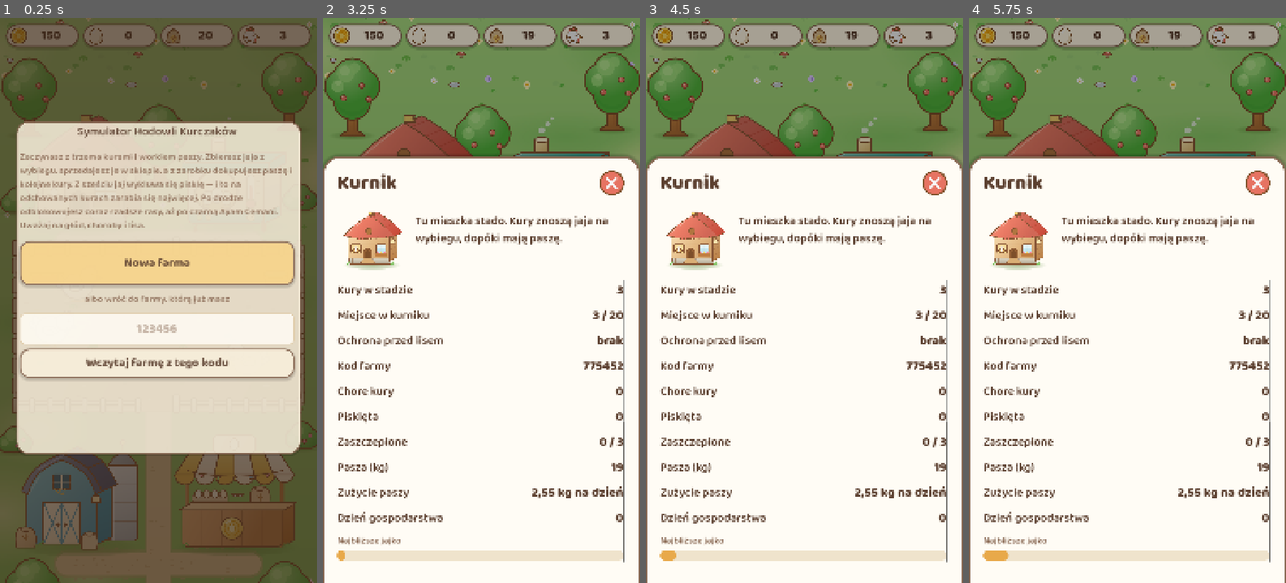
Above: before the commit, frames 1-4 (left to right).
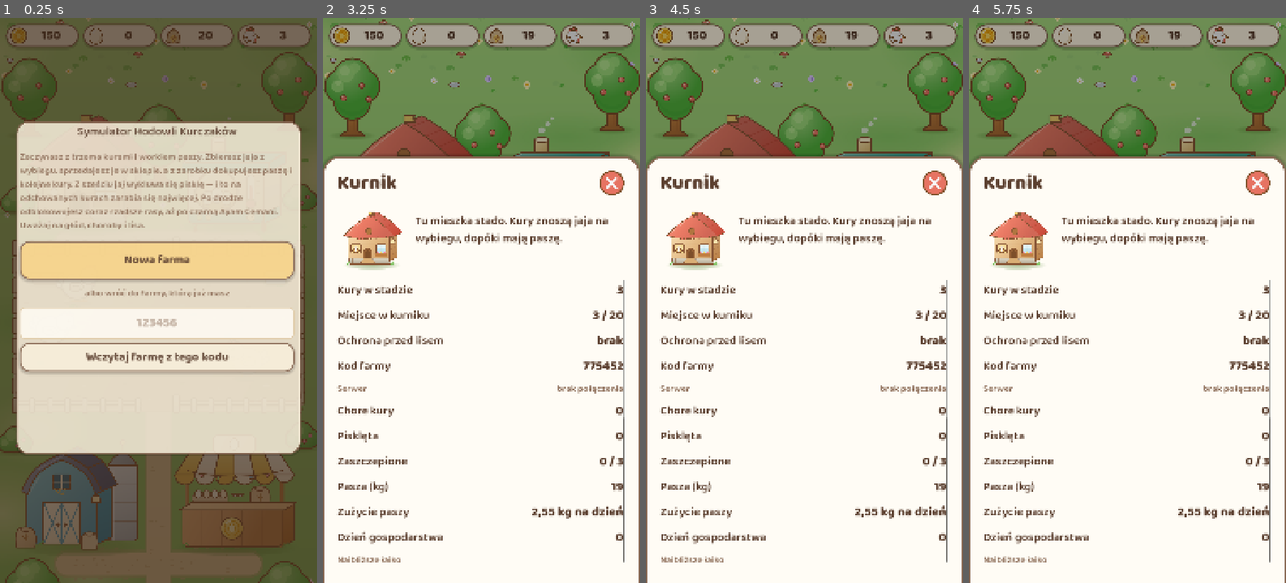
Above: after the commit, the same moments.

Repository: sodorn/kury
Game: Godot game, scene res://scenes/main/main.tscn
Two runs of this game, one before a commit and one after it. Both use one fixed random seed, a clock stepped at 60 frames per second and the inputs below.
Inputs (mouse positions are in pixels of both pictures, inside the frame that each line leads up to):
- Up to frame 1 (0.25 s): no input
- Up to frame 2 (3.25 s): click (481, 340) at 0.52 s; type "12" at 0.6 s; click "Nowa farma" at 1.25 s; click "Zaczynamy!" at 2 s; move the mouse to (408, 170) at 2.77 s; click (408, 170) at 2.92 s
- Up to frame 3 (4.5 s): tap Enter at 3.5 s; move the mouse to (877, 176) at 3.52 s; click (877, 176) at 3.67 s; tap Space at 4.25 s; move the mouse to (725, 492) at 4.27 s; click (725, 492) at 4.42 s
- Up to frame 4 (5.75 s): tap Enter at 5 s; move the mouse to (1203, 492) at 5.02 s; click (1203, 492) at 5.17 s

The runs differ from the first frame. In frame 1, 6.3% of the frame differs, in the area x 5-94%, y 41-65%; in frame 2, 4.9%; in frame 3, 4.9%; in frame 4, 4.9%.

Commit message:
Naprawa wczytywania farmy po kodzie i ekranu powitalnego
Dwa prawdziwe bledy, oba moje.

1. Autozapis kasowal cudza farme. restore_from_code przestawialo kod farmy
   i dopiero potem pytalo serwer. Autozapis, ktory trafil w to okno,
   wysylal nasz lokalny stan juz pod nowym kodem — czyli nadpisywal farme,
   po ktora gracz wlasnie siegnal. Push jest teraz wstrzymany, dopoki
   czekamy na odpowiedz.

2. Drugie zapytanie padalo po cichu. Cloud uzywa jednego HTTPRequest na
   pobieranie; wolanie go w trakcie trwajacego zapytania zwraca ERR_BUSY,
   co konczylo sie komunikatem "nie znalazlem farmy o takim kodzie", mimo
   ze farma istniala. Teraz poprzednie zapytanie jest anulowane, a sygnal
   pulled niesie kod farmy, ktorego dotyczy — spozniona odpowiedz na
   startowe pobranie nie podmienia juz stanu ani nie kasuje oczekiwania.

Oba przypadki ma teraz test dymny, przeciwko prawdziwemu HTTP.

Ekran powitalny nie pokazywal sie Tomkowi, bo pokazywal sie tylko na
urzadzeniu bez zapisu, a on ma farme. Doszlo pole intro_seen w zapisie:
ekran pojawia sie raz takze komus, kto zaczal grac wczesniej. Przy
istniejacej farmie pierwszym przyciskiem jest "Graj dalej", a zalozenie
nowej wymaga drugiego potwierdzenia — stracic gospodarstwo jednym
dotknieciem byloby nie do cofniecia.

Komunikaty rozrozniaja teraz "serwer odpowiedzial, ale nie ma takiej
farmy" od "serwer nie odpowiada" (brak sieci, brak tabeli, zly klucz),
a kurnik pokazuje stan polaczenia z serwerem.

Testy: 768 asercji + test dymny.

Co-Authored-By: Claude Opus 5 <noreply@anthropic.com>
Claude-Session: https://claude.ai/code/session_01CjTjcWSUi8hfc7jxPFWk6D

Diff:
--- a/core/model/farm_state.gd
+++ b/core/model/farm_state.gd
@@ -44,6 +44,9 @@
 var coop_level: int = 0
 var storage_level: int = 0
 var guard_level: int = 0
+## Czy gracz widzial juz ekran powitalny. Dzieki temu pokazuje sie raz,
+## takze komus, kto zalozyl farme przed jego dodaniem.
+var intro_seen: bool = false
 ## Czy gra jest wygrana i z jakiego powodu ("money" albo "collection").
 var won: bool = false
 var win_reason: String = ""
--- a/core/save_game.gd
+++ b/core/save_game.gd
@@ -50,6 +50,7 @@
 		"fox_visit_left": state.fox_visit_left,
 		"fox_pending": state.fox_pending,
 		"hunger_seconds": state.hunger_seconds,
+		"intro_seen": state.intro_seen,
 		"won": state.won,
 		"win_reason": state.win_reason,
 	}
@@ -81,6 +82,7 @@
 	state.fox_visit_left = 0.0
 	state.fox_pending = 0
 	state.hunger_seconds = maxf(0.0, float(data.get("hunger_seconds", 0.0)))
+	state.intro_seen = bool(data.get("intro_seen", false))
 	state.won = bool(data.get("won", false))
 	state.win_reason = String(data.get("win_reason", ""))
 	# Jaja liczone wedlug rasy kury, ktora je zniosla.
--- a/data/strings.csv
+++ b/data/strings.csv
@@ -77,6 +77,9 @@
 PANEL_BREED_NUMBERS,"Jajko %s · znosi co %d s · masz %d szt."
 PANEL_COOP_HINT,"Pisklęta i jaja w inkubatorze też zajmują miejsce w kurniku. Kury kupujesz i sprzedajesz w sklepie, a każda zjada tyle samo paszy, niezależnie od rasy."
 PANEL_CLOUD_ON,"Zapis na serwerze: włączony"
+PANEL_SERVER,Serwer
+PANEL_SERVER_OK,połączony
+PANEL_SERVER_DOWN,"brak połączenia"
 PANEL_CLOUD_OFF,"Zapis na serwerze: wyłączony (gra zapisuje się w tej przeglądarce)"
 PANEL_SELL_EGGS,"Sprzedaj jaja (%d szt. za %s)"
 PANEL_BUY_FEED,"Kup paszę (%d kg za %s)"
@@ -112,7 +115,9 @@
 HINT_BREED_UNLOCKED,"Nowa rasa w sklepie: %s"
 HINT_CLOUD_LOADED,"Wczytano farmę z serwera."
 HINT_CODE_RESTORED,"Farma wczytana z serwera. To teraz ta sama gra co na drugim urządzeniu."
-HINT_CODE_NOT_FOUND,"Nie znalazłem farmy o takim kodzie. Sprawdź, czy przepisałeś go dokładnie."
+HINT_CODE_NOT_FOUND,"Serwer odpowiedział, ale farmy o takim kodzie u niego nie ma."
+HINT_SERVER_DOWN,"Serwer nie odpowiada. Sprawdź połączenie — a jeśli dopiero zakładasz bazę, czy tabela saves na pewno powstała."
+HINT_SAVE_BROKEN,"Znalazłem farmę pod tym kodem, ale nie umiem odczytać jej zapisu."
 HINT_CODE_BAD,"Kod farmy to sześć cyfr, na przykład 482913."
 HINT_CODE_SAME,"To kod tej farmy — nie ma czego wczytywać."
 HINT_CLOUD_OFF,"Zapis na serwerze jest wyłączony."
@@ -156,7 +161,10 @@
 UNLOCK_CLOSE,"Do sklepu!"
 START_TITLE,"Symulator Hodowli Kurczaków"
 START_ABOUT,"Zaczynasz z trzema kurami i workiem paszy. Zbierasz jaja z wybiegu, sprzedajesz je w sklepie, a z zarobku  …(220 unchanged characters)…
+START_CONTINUE,"Graj dalej"
 START_NEW,"Nowa farma"
+START_NEW_OTHER,"Zacznij nową farmę od zera"
+START_NEW_CONFIRM,"Na pewno? Stracisz obecną farmę"
 START_OR,"albo wróć do farmy, którą już masz"
 START_LOAD,"Wczytaj farmę z tego kodu"
 START_CODE_TITLE,"Twój kod farmy"
--- a/project.godot
+++ b/project.godot
@@ -11,7 +11,7 @@
 [application]
 
 config/name="Chicken Farm Simulator"
-config/version="8.1"
+config/version="8.2"
 run/main_scene="res://scenes/main/main.tscn"
 config/features=PackedStringArray("4.7", "GL Compatibility")
 config/icon="res://assets/icon.svg"
--- a/scenes/ui/panels/building_panel.gd
+++ b/scenes/ui/panels/building_panel.gd
@@ -164,6 +164,9 @@
 	_add_row("PANEL_FOX_GUARD",
 			func() -> String: return tr(_guard_name(Game.state.guard_level)))
 	_add_row("PANEL_FARM_CODE", func() -> String: return Cloud.player_id)
+	_add_dynamic_row(
+			func() -> String: return tr("PANEL_SERVER") if Cloud.is_enabled() else "",
+			func() -> String: return tr("PANEL_SERVER_OK") if Cloud.online else tr("PANEL_SERVER_DOWN"))
 	_add_row("PANEL_SICK", func() -> String: return str(Game.state.sick_count()))
 	_add_row("PANEL_CHICKS", func() -> String: return str(Game.state.chicks.size()))
 	_add_row("PANEL_VACCINATED",
--- a/scenes/ui/panels/start_panel.gd
+++ b/scenes/ui/panels/start_panel.gd
@@ -12,6 +12,7 @@
 @onready var _sheet: PanelContainer = $Sheet
 @onready var _choice: VBoxContainer = $Sheet/Content/Choice
 @onready var _created: VBoxContainer = $Sheet/Content/Created
+@onready var _continue_button: Button = $Sheet/Content/Choice/Continue
 @onready var _new_button: Button = $Sheet/Content/Choice/NewFarm
 @onready var _code_field: LineEdit = $Sheet/Content/Choice/CodeRow/Code
 @onready var _load_button: Button = $Sheet/Content/Choice/CodeRow/Load
@@ -21,6 +22,7 @@
 
 func _ready() -> void:
 	hide()
+	_continue_button.pressed.connect(_close)
 	_new_button.pressed.connect(_on_new_farm)
 	_load_button.pressed.connect(_on_load)
 	_play_button.pressed.connect(_close)
@@ -28,14 +30,25 @@
 	# Wczytanie farmy po kodzie konczy sie odpowiedzia serwera, a nie
 	# nacisnieciem przycisku — dlatego czekamy na nia tutaj.
 	Cloud.pulled.connect(_on_pulled)
-	if Game.is_new_player:
+	if Game.should_show_intro():
 		_open()
+
+
+var _confirm_wipe := false
 
 
 func _open() -> void:
 	Game.pause_simulation(true)
 	_choice.show()
 	_created.hide()
+	# Gracz, ktory ma juz farme, widzi ten ekran raz. Nie wolno mu wtedy
+	# podsunac "Nowej farmy" jako pierwszego przycisku — strata gospodarstwa
+	# jednym dotknieciem bylaby nie do cofniecia.
+	var has_farm := not Game.is_new_player
+	_continue_button.visible = has_farm
+	_new_button.theme_type_variation = &"" if has_farm else &"PrimaryButton"
+	_new_button.text = tr("START_NEW_OTHER") if has_farm else tr("START_NEW")
+	_confirm_wipe = false
 	_code_field.editable = Cloud.is_enabled()
 	_load_button.disabled = not Cloud.is_enabled()
 	show()
@@ -49,6 +62,11 @@
 
 
 func _on_new_farm() -> void:
+	# Przy istniejacej farmie pytamy drugi raz — tym razem wprost.
+	if not Game.is_new_player and not _confirm_wipe:
+		_confirm_wipe = true
+		_new_button.text = tr("START_NEW_CONFIRM")
+		return
 	Game.start_new_farm()
 	_code_label.text = Cloud.player_id
 	_choice.hide()
@@ -63,18 +81,17 @@
 
 
 ## Serwer odpowiedzial na proste o farme spod wpisanego kodu.
-func _on_pulled(payload: Dictionary, ok: bool) -> void:
+func _on_pulled(payload: Dictionary, ok: bool, _for_player: String) -> void:
 	if not visible or not _choice.visible:
 		return
 	_load_button.disabled = false
 	if ok and not payload.is_empty():
 		# Game juz podmienil stan; nie ma po co pokazywac kodu, gracz go zna.
-		Game.is_new_player = false
 		_close()
 
 
 func _close() -> void:
-	Game.is_new_player = false
+	Game.mark_intro_seen()
 	Game.pause_simulation(false)
 	var tween := create_tween()
 	tween.tween_property(self, "modulate:a", 0.0, FADE_TIME * 0.7)
--- a/scenes/ui/panels/start_panel.tscn
+++ b/scenes/ui/panels/start_panel.tscn
@@ -54,11 +54,18 @@
 layout_mode = 2
 theme_override_constants/separation = 20
 
-[node name="NewFarm" type="Button" parent="Sheet/Content/Choice"]
+[node name="Continue" type="Button" parent="Sheet/Content/Choice"]
 custom_minimum_size = Vector2(0, 150)
 layout_mode = 2
 theme_type_variation = &"PrimaryButton"
+text = "START_CONTINUE"
+
+[node name="NewFarm" type="Button" parent="Sheet/Content/Choice"]
+custom_minimum_size = Vector2(0, 130)
+layout_mode = 2
+theme_type_variation = &"PrimaryButton"
 text = "START_NEW"
+autowrap_mode = 3
 
 [node name="Or" type="Label" parent="Sheet/Content/Choice"]
 layout_mode = 2
--- a/services/cloud.gd
+++ b/services/cloud.gd
@@ -13,7 +13,10 @@
 ## Protokol jest zgodny z REST-em Supabase, ale to zwykly HTTP, wiec pod ten
 ## sam adres mozna podstawic dowolny wlasny serwer (tak tez jest testowany).
 
-signal pulled(payload: Dictionary, ok: bool)
+## `for_player` mowi, ktorego kodu farmy dotyczy odpowiedz. Bez tego nie da
+## sie odroznic spoznionej odpowiedzi na startowe pobranie od tej, na ktora
+## gracz czeka po wpisaniu kodu.
+signal pulled(payload: Dictionary, ok: bool, for_player: String)
 signal pushed(ok: bool)
 signal status_changed(online: bool)
 
@@ -27,6 +30,8 @@
 var _push_http: HTTPRequest
 var _pull_http: HTTPRequest
 var _busy_push := false
+## Kod farmy, o ktory pytamy w trwajacym zapytaniu.
+var _pulling_for := ""
 
 
 func _ready() -> void:
@@ -124,14 +129,19 @@
 ## Pobiera stan z serwera. Wynik przychodzi sygnalem `pulled`.
 func pull() -> void:
 	if not is_enabled():
-		pulled.emit({}, false)
-		return
+		pulled.emit({}, false, player_id)
+		return
+	_pulling_for = player_id
 	var url := "%s/rest/v1/%s?player_id=eq.%s&select=payload,updated_at" % [
 			_base_url(), _table(), player_id.uri_encode()]
+	# Jedno zapytanie na raz. Bez tego drugie wolanie (gracz wpisuje kod,
+	# a startowe pobranie jeszcze trwa) dostawalo ERR_BUSY i konczylo sie
+	# komunikatem "nie znalazlem farmy o takim kodzie", mimo ze farma byla.
+	_pull_http.cancel_request()
 	var err := _pull_http.request(url, _headers(), HTTPClient.METHOD_GET)
 	if err != OK:
 		_set_online(false)
-		pulled.emit({}, false)
+		pulled.emit({}, false, _pulling_for)
 
 
 func _on_push_done(result: int, code: int, _headers: PackedStringArray, _body: PackedByteArray) -> void:
@@ -144,21 +154,21 @@
 func _on_pull_done(result: int, code: int, _headers: PackedStringArray, body: PackedByteArray) -> void:
 	if result != HTTPRequest.RESULT_SUCCESS or code < 200 or code >= 300:
 		_set_online(false)
-		pulled.emit({}, false)
+		pulled.emit({}, false, _pulling_for)
 		return
 	_set_online(true)
 	var json := JSON.new()
 	if json.parse(body.get_string_from_utf8()) != OK or typeof(json.data) != TYPE_ARRAY:
-		pulled.emit({}, false)
+		pulled.emit({}, false, _pulling_for)
 		return
 	var rows: Array = json.data
 	if rows.is_empty():
 		# Serwer odpowiedzial, ale tej farmy jeszcze na nim nie ma.
-		pulled.emit({}, true)
+		pulled.emit({}, true, _pulling_for)
 		return
 	var row: Dictionary = rows[0]
 	var payload: Variant = row.get("payload", {})
-	pulled.emit(payload if typeof(payload) == TYPE_DICTIONARY else {}, true)
+	pulled.emit(payload if typeof(payload) == TYPE_DICTIONARY else {}, true, _pulling_for)
 
 
 func _set_online(value: bool) -> void:
--- a/services/game.gd
+++ b/services/game.gd
@@ -30,6 +30,9 @@
 ## Na tym urzadzeniu nie bylo jeszcze zadnego zapisu. Ekran powitalny
 ## sprawdza to przy starcie i pyta: nowa farma czy wczytanie po kodzie.
 var is_new_player := false
+## Kod, po ktory wlasnie siegnelismy. Odpowiedzi serwera na starsze
+## zapytania moga przyjsc pozniej, wiec sprawdzamy, ze dotycza tego kodu.
+var _restore_code := ""
 
 
 func _ready() -> void:
@@ -169,6 +172,20 @@
 		Cloud.pull()
 
 
+## Czy pokazac ekran powitalny. Nowy gracz widzi go zawsze, a ten, kto
+## zalozyl farme przed jego dodaniem — raz, z przyciskiem "Graj dalej".
+func should_show_intro() -> bool:
+	return is_new_player or (state != null and not state.intro_seen)
+
+
+## Zamyka sprawe ekranu powitalnego, zeby wiecej nie wyskakiwal.
+func mark_intro_seen() -> void:
+	is_new_player = false
+	if state != null and not state.intro_seen:
+		state.intro_seen = true
+		save()
+
+
 ## Wstrzymuje gospodarstwo na czas ekranu powitalnego — inaczej kury
 ## zaczynaly by jesc i znosic, zanim gracz w ogole zobaczy wybieg.
 func pause_simulation(paused: bool) -> void:
@@ -180,17 +197,26 @@
 
 
 ## Serwer odpowiedzial. Jesli ma nowszy zapis niz lokalny, bierzemy jego.
-func _on_cloud_pulled(payload: Dictionary, ok: bool) -> void:
+func _on_cloud_pulled(payload: Dictionary, ok: bool, for_player: String) -> void:
+	# Odpowiedz na startowe pobranie moze przyjsc juz po tym, jak gracz
+	# wpisal kod. Taka spozniona odpowiedz nie moze ani skasowac oczekiwania
+	# na wlasciwa farme, ani podmienic stanu gry.
+	if _force_pull and for_player != _restore_code:
+		return
 	var forced := _force_pull
 	_force_pull = false
+	_restore_code = ""
 	if not ok or payload.is_empty():
 		if forced:
-			Events.notice.emit(tr("HINT_CODE_NOT_FOUND"))
+			# Rozrozniamy dwa zupelnie rozne klopoty: serwer nie odpowiada
+			# (brak sieci, brak tabeli, zly klucz) kontra serwer odpowiedzial,
+			# ale farmy o takim kodzie u niego nie ma.
+			Events.notice.emit(tr("HINT_CODE_NOT_FOUND") if ok else tr("HINT_SERVER_DOWN"))
 		return
 	var remote := SaveGame.from_dict(payload)
 	if remote.is_empty():
 		if forced:
-			Events.notice.emit(tr("HINT_CODE_NOT_FOUND"))
+			Events.notice.emit(tr("HINT_SAVE_BROKEN"))
 		return
 	var local_saved_at := 0.0
 	var local := SaveGame.load_state()
@@ -210,6 +236,7 @@
 	SaveGame.clear()
 	Cloud.new_player_id()
 	new_game()
+	state.intro_seen = true
 	save()
 
 
@@ -227,6 +254,7 @@
 		Events.notice.emit(tr("HINT_CODE_SAME"))
 		return false
 	_force_pull = true
+	_restore_code = code
 	Cloud.set_player_id(code)
 	Cloud.pull()
 	Events.resources_changed.emit()
@@ -256,7 +284,10 @@
 	if state == null:
 		return
 	SaveGame.save_state(state)
-	if Cloud.is_enabled():
+	# Dopoki czekamy na farme spod przepisanego kodu, nie wolno nic wyslac:
+	# kod farmy jest juz przestawiony, wiec autozapis wrzucilby nasz lokalny
+	# stan na cudze miejsce i skasowal farme, po ktora gracz wlasnie siegnal.
+	if Cloud.is_enabled() and not _force_pull:
 		Cloud.push(SaveGame.to_dict(state))
 
 
--- a/tests/smoke_ui.gd
+++ b/tests/smoke_ui.gd
@@ -371,7 +371,7 @@
 	await _frames(10)
 	_check(Game.restore_from_code("abcd efgh 2345"), "kod przyjety mimo malych liter i spacji")
 	_check(Cloud.player_id == CODE, "kod farmy przestawiony")
-	await _frames(240)
+	await get_tree().create_timer(3.0).timeout
 	_check(is_equal_approx(Game.state.money, MONEY),
 			"wczytano farme z serwera (konto %.0f zl)" % Game.state.money)
 	_check(Game.state.hen_count() > 0, "stado przyszlo razem z zapisem")
@@ -380,6 +380,35 @@
 	var local := SaveGame.load_state()
 	_check(not local.is_empty() and is_equal_approx((local["state"] as FarmState).money, MONEY),
 			"przejeta farma zapisala sie lokalnie")
+
+	# --- wyscig, przez ktory wczytywanie farmy nie dzialalo ---------------
+	# 1. Autozapis w trakcie czekania na odpowiedz. Kod farmy jest juz
+	#    przestawiony, wiec push wrzucilby nasz lokalny stan na cudze miejsce
+	#    i skasowal farme, po ktora gracz wlasnie siegnal.
+	Cloud.set_player_id(own_code)
+	SaveGame.clear()
+	Game.new_game()
+	Game.state.money = 1.0
+	await _frames(10)
+	_check(Game.restore_from_code(CODE), "kod przyjety po raz drugi")
+	Game.save()                      # tak jak zrobilby autozapis
+	await get_tree().create_timer(3.0).timeout
+	_check(is_equal_approx(Game.state.money, MONEY),
+			"autozapis nie przykryl cudzej farmy (konto %.0f zl)" % Game.state.money)
+
+	# 2. Startowe pobranie w locie, a gracz wpisuje kod. Spozniona odpowiedz
+	#    nie moze ani skasowac oczekiwania, ani podmienic stanu.
+	Cloud.set_player_id(own_code)
+	SaveGame.clear()
+	Game.new_game()
+	Game.state.money = 2.0
+	Game.save()
+	await _frames(10)
+	Cloud.pull()                     # zapytanie o wlasna farme, jeszcze w locie
+	_check(Game.restore_from_code(CODE), "kod przyjety mimo trwajacego zapytania")
+	await get_tree().create_timer(3.0).timeout
+	_check(is_equal_approx(Game.state.money, MONEY),
+			"farma wczytana mimo wyscigu z pobraniem startowym (konto %.0f zl)" % Game.state.money)
 
 	Cloud.set_player_id(own_code)
 	SaveGame.clear()
Binary file changed: data/strings.pl.translation
